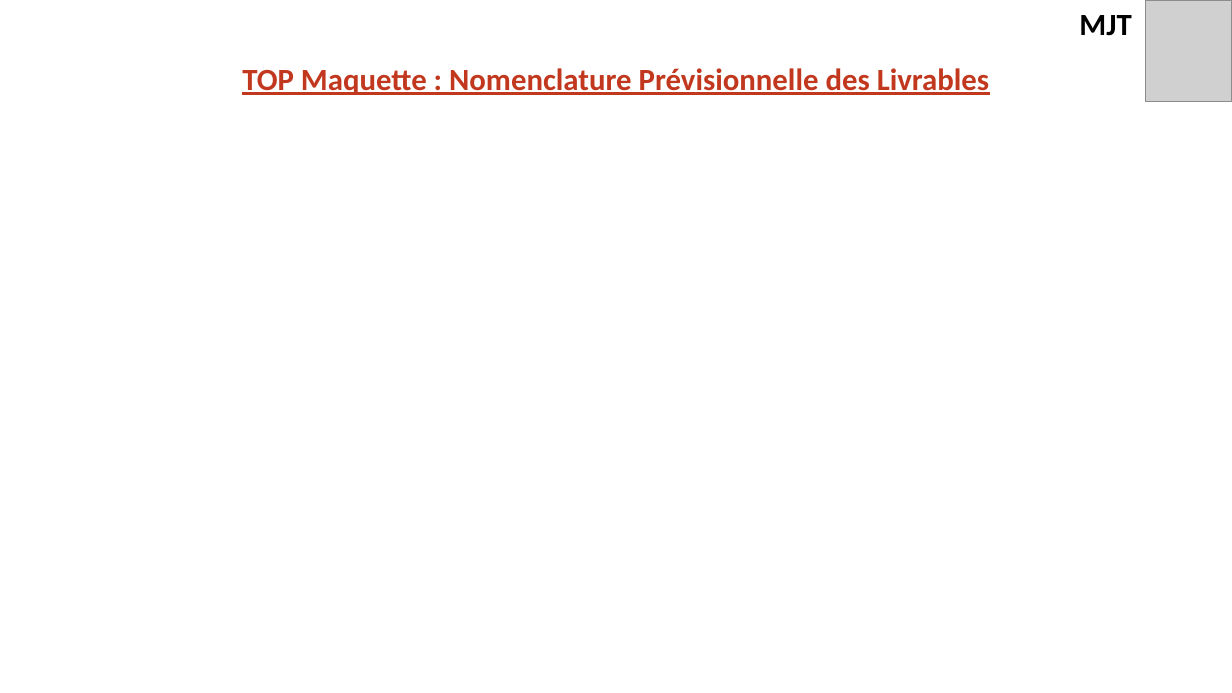
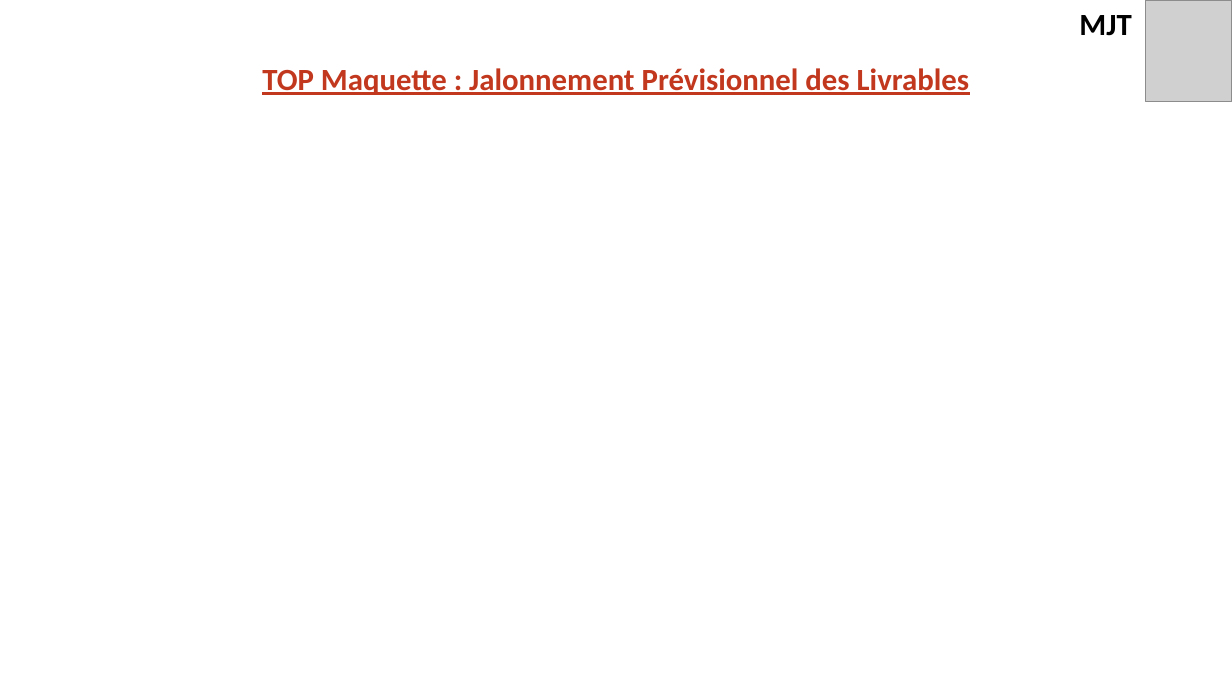
Before and after one commit to EOSCogniton/STUF-2020, a slide deck: slide 16 of AB_TOPs/02_Top_Maquette/Top_Maquette_V2.0.pptx. Drawn at 1232x693 pixels with LibreOffice and Linux fonts; fonts in the diff are those of the drawing; grey boxes stand for pictures; background and template pictures are left out. Boxes give left, top, right and bottom in pixels: in the first picture for what was removed or moved away, otherwise in the second. Text is boxed around its words. In the diff, an @@ line names an element or a change of style, - is before the commit and + after.

```diff
--- a/AB_TOPs/02_Top_Maquette/Top_Maquette_V2.0.pptx
+++ b/AB_TOPs/02_Top_Maquette/Top_Maquette_V2.0.pptx
@@ text at (262, 68, 969, 95): text changed @@
-TOP Maquette : Nomenclature Prévisionnelle des Livrables
+TOP Maquette : Jalonnement Prévisionnel des Livrables
```
Also in this commit, not shown: 3 other slides changed.
